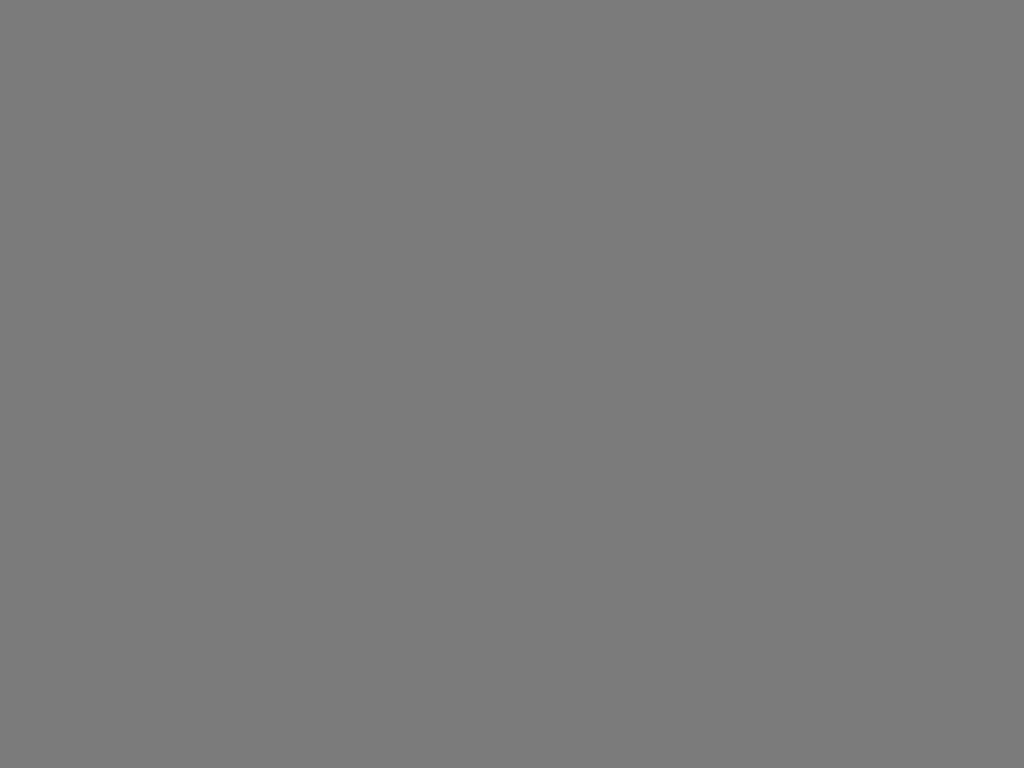
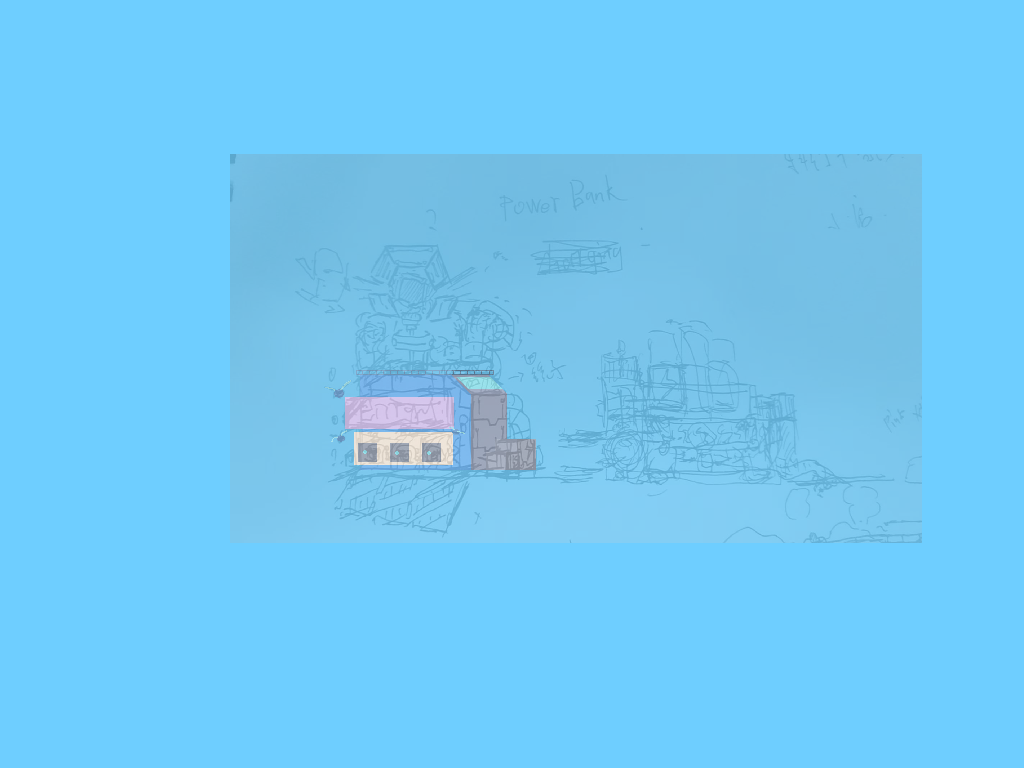
Revision of a layered 1024 × 768 image; what changed, layer by layer:
added group "powerpank" with 10 layers above "sugar" over (0, 0, 1024, 768)
added layer "图层 18" (21%) in group "powerpank" over (230, 154, 922, 543)
added layer "图层 24" in group "powerpank" over (325, 380, 465, 442)
added layer "图层 23" in group "powerpank" over (486, 439, 536, 470)
added layer "图层 20" in group "powerpank" over (345, 377, 507, 470)
added layer "图层 21" in group "powerpank" over (452, 375, 530, 470)
added layer "图层 22 拷贝 2" in group "powerpank" over (358, 443, 441, 462)
added layer "图层 22" in group "powerpank" over (354, 432, 453, 465)
added layer "图层 19" in group "powerpank" over (346, 370, 536, 470)
added layer "图层 17" in group "powerpank" over (0, 0, 1024, 768)
added group "sugar" with 18 layers above "图层 1" over (0, 0, 1024, 768)
added layer "图层 2" (15%) in group "sugar" over (245, 150, 908, 523)
added group "right" with 4 layers in group "sugar" over (559, 383, 632, 480)
added layer "图层 13" in group "right" over (559, 383, 601, 480)
added group "left" with 3 layers in group "sugar" over (460, 358, 574, 480)
added layer "图层 12" in group "left" over (460, 443, 560, 480)
added layer "图层 11" in group "left" over (468, 386, 559, 443)
added layer "箱子" in group "left" over (460, 358, 574, 386)
added group "top" with 5 layers in group "sugar" over (471, 261, 569, 360)
added layer "图层 5" in group "top" over (522, 261, 569, 345)
added layer "图层 8" in group "top" over (485, 261, 569, 345)
added layer "图层 7" in group "top" over (471, 261, 555, 345)
added layer "图层 3" in group "sugar" over (458, 258, 674, 497)
added layer "图层 4" in group "sugar" over (0, 0, 1024, 768)
…and 6 more changes (6 added)
